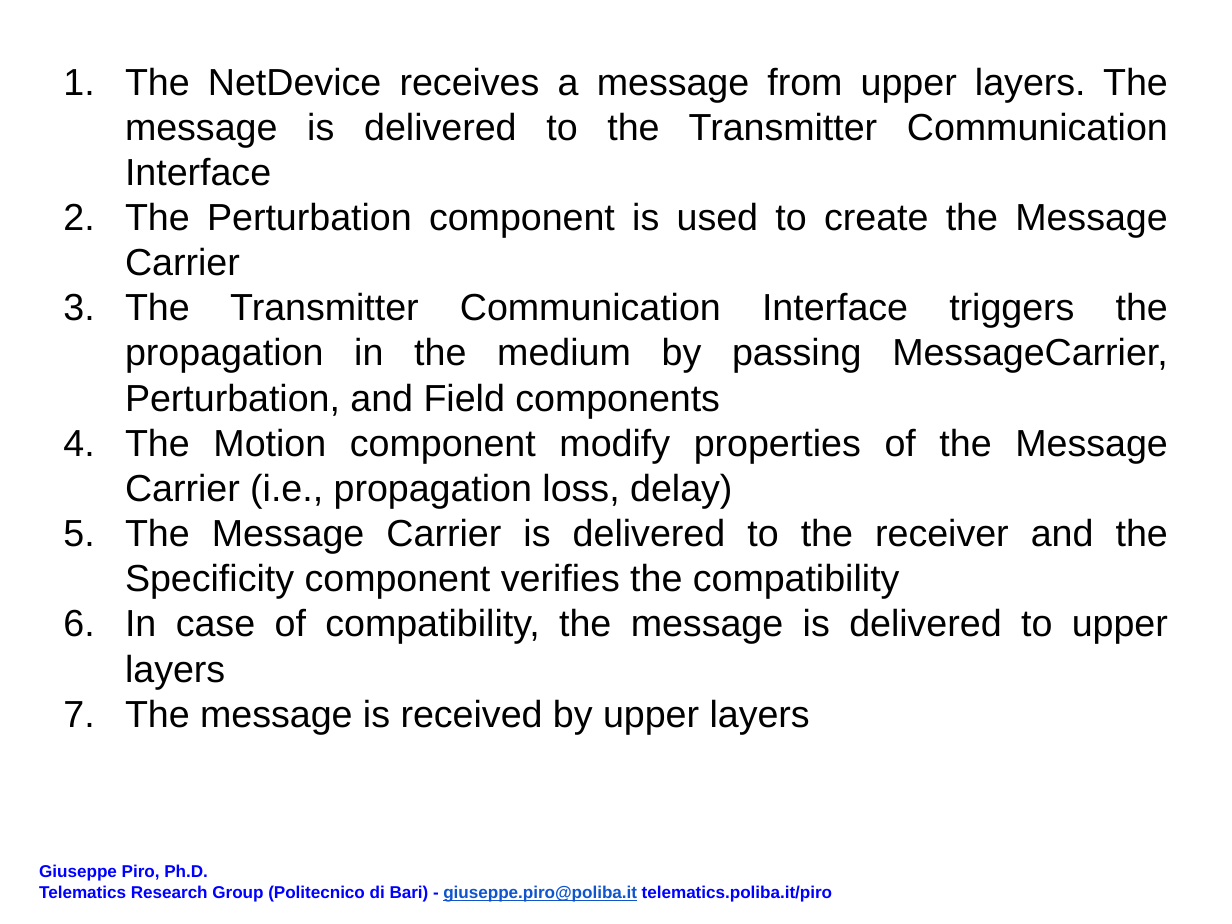
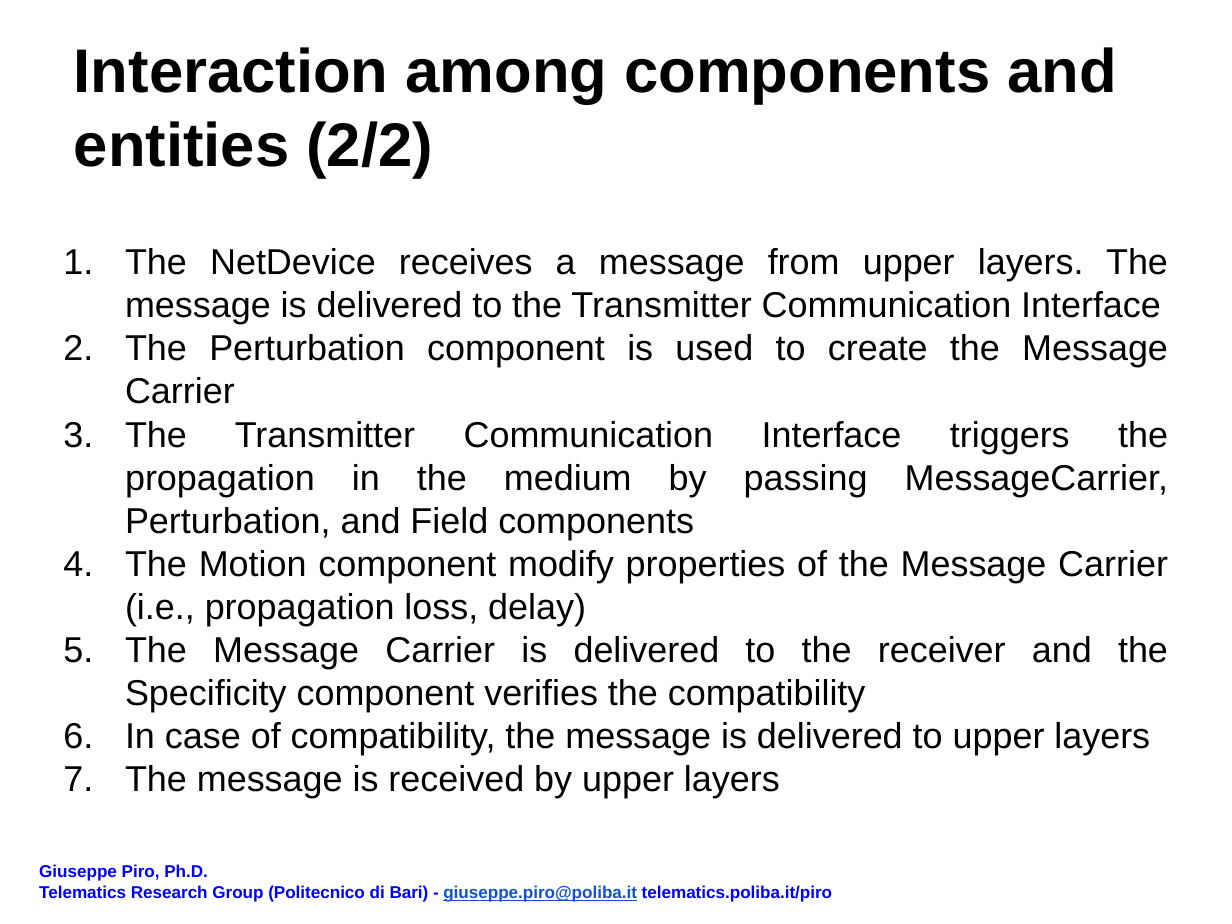
Before and after one commit to EnzoRong1013/ieee-p1906-1-reference-code, a slide deck: slide 4 of docs/mapping_scheme.pptx (slide 3 before the commit). Drawn at 1232x924 pixels with LibreOffice and Linux fonts; fonts in the diff are those of the drawing. Boxes give left, top, right and bottom in pixels: in the first picture for what was removed or moved away, otherwise in the second. Text is boxed around its words. In the diff, an @@ line names an element or a change of style, - is before the commit and + after.

```diff
--- a/docs/mapping_scheme.pptx
+++ b/docs/mapping_scheme.pptx
@@ title added at [74, 47, 1116, 178], 36 pt, text #000000, bold @@
+Interaction among components and entities (2/2)
@@ text "The NetDevice receives a message ...": place and size @@
-text "The NetDevice receives a message ..." at [125, 67, 1168, 734]
+text "The NetDevice receives a message ..." at [125, 248, 1169, 798]
@@ text "The NetDevice receives a message ..." at [125, 248, 1169, 798]: size 22 to 21 pt @@
```
Also in this commit, not shown: 2 other slides changed, 19 slides added.
